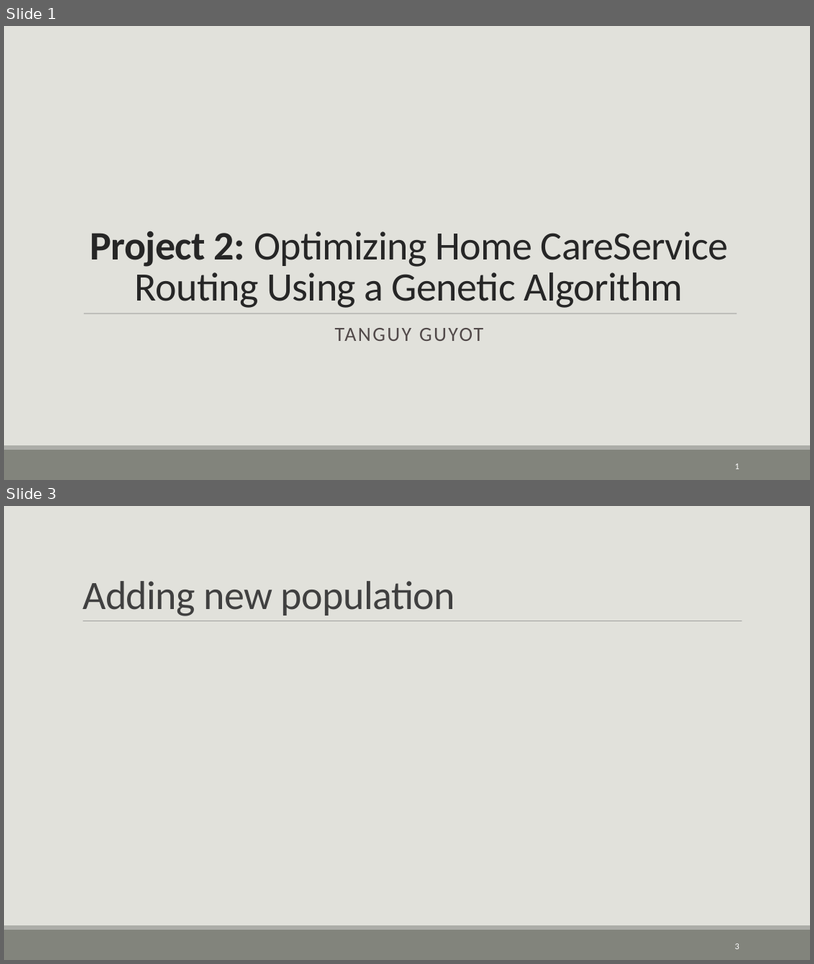
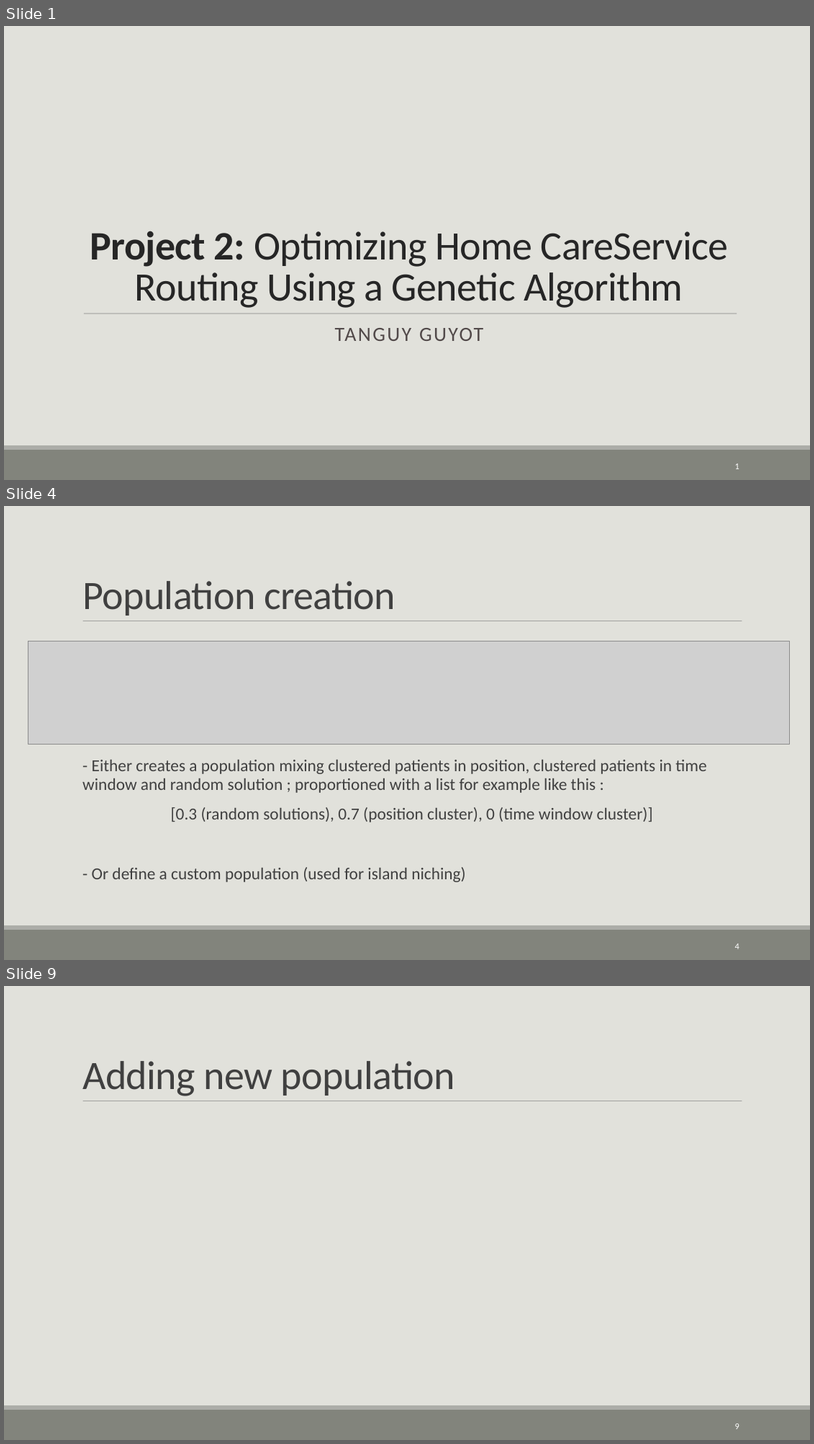
Before and after one commit to tanguyguyot/project2-bioai, a slide deck: files for project 2/presentation.odp. Shown one above the other, each under a label of ours: slides 1 and 3 before the commit, slides 1, 4 and 9 after it; the slides between them are not shown. The pictures are 814x964 and 814x1444 pixels, drawn with LibreOffice and Linux fonts; fonts in the diff are those of the drawing; grey boxes stand for pictures. Boxes give left, top, right and bottom in pixels: in the first picture for what was removed or moved away, otherwise in the second. Text is boxed around its words. In the diff, an @@ line names an element or a change of style, - is before the commit and + after.

```diff
--- a/files for project 2/presentation.odp
+++ b/files for project 2/presentation.odp
@@ slide 4 added at box(4, 506, 810, 960), background #E1E1DB; not listed: 3 template elements that a slide beside it also shows @@
@@ title added at box(82, 581, 396, 615), 48 pt, text #404040 @@
+Population creation
@@ picture added at box(28, 641, 790, 744) @@
@@ text added at box(82, 759, 707, 882), 20 pt, text #404040 @@
+  - Either creates a population mixing clustered patients in position, clustered patients in time window and random solution ; proportioned with a list for example like this :
+  [0.3 (random solutions), 0.7 (position cluster), 0 (time window cluster)]
+  - Or define a custom population (used for island niching)
@@ page number added at box(736, 943, 740, 949), 10.5 pt, text #FFFFFF @@
+4
@@ what was slide 3 is now slide 9 @@
@@ page number at box(736, 1423, 740, 1429): text changed @@
-3
+9
```
Also in this commit, not shown: 2 slides changed, 7 other slides added, 2 slides removed, 24 other files.
